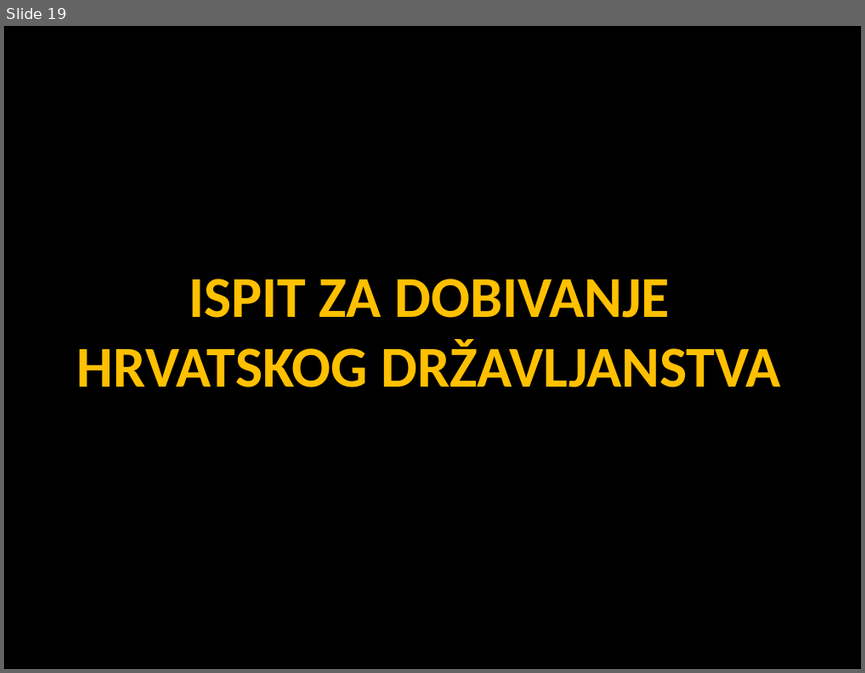
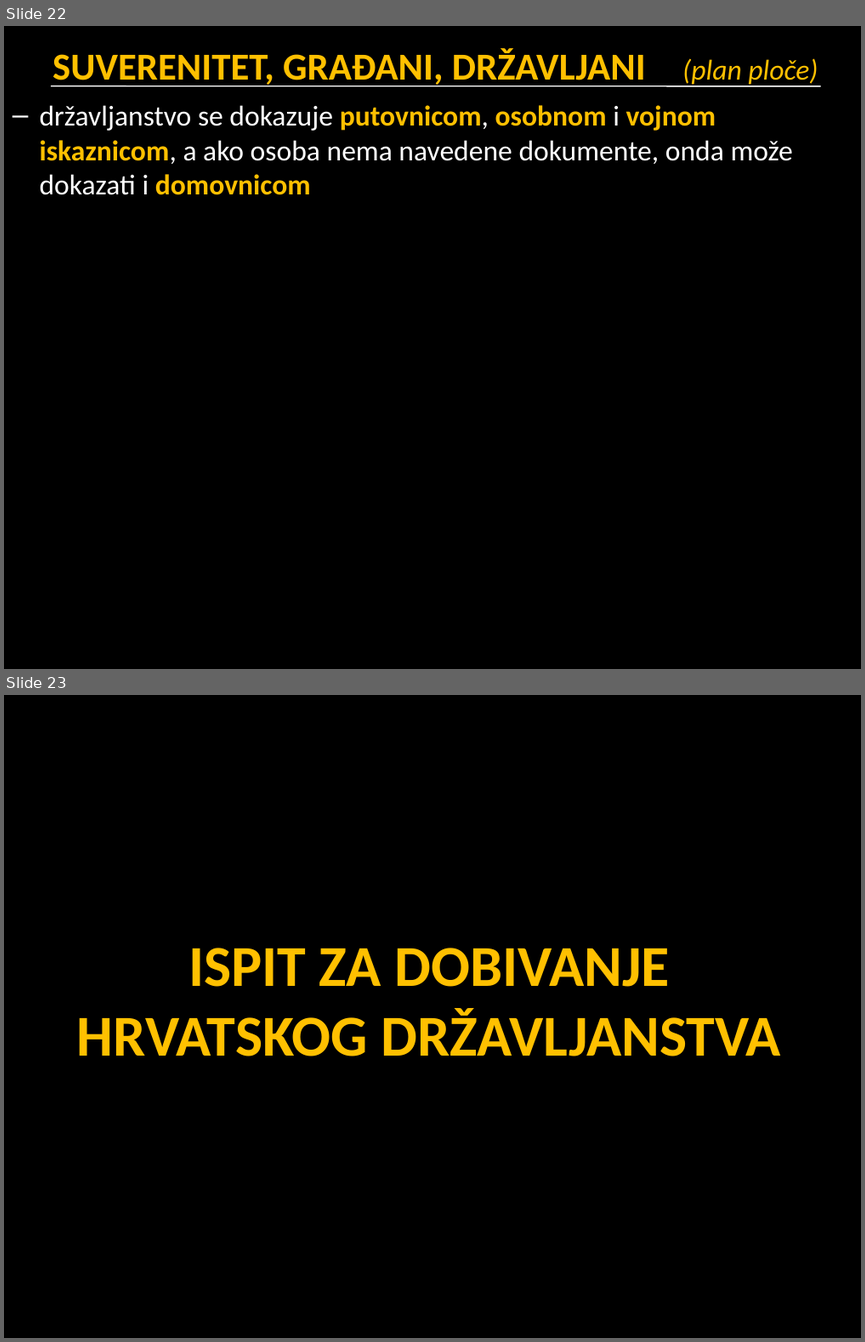
Before and after one commit to cornx/print, a slide deck: data/prezentacije/politika/002_narod_nacija_manjina_gradjani_drzavljani_RH.pptx. Shown one above the other, each under a label of ours: slide 19 before the commit, slides 22 and 23 after it. The pictures are 865x673 and 865x1342 pixels, drawn with LibreOffice and Linux fonts; fonts in the diff are those of the drawing. Boxes give left, top, right and bottom in pixels: in the first picture for what was removed or moved away, otherwise in the second. Text is boxed around its words. In the diff, an @@ line names an element or a change of style, - is before the commit and + after.

```diff
--- a/data/prezentacije/politika/002_narod_nacija_manjina_gradjani_drzavljani_RH.pptx
+++ b/data/prezentacije/politika/002_narod_nacija_manjina_gradjani_drzavljani_RH.pptx
@@ slide 22 added at box(4, 26, 861, 669), background #000000 @@
@@ title added at box(52, 48, 817, 87), 32 pt, text #FFC000, bold @@
+SUVERENITET, GRAĐANI, DRŽAVLJANI (plan ploče)
@@ line added from (51, 86) to (821, 86), #FFFFFF 1 pt @@
@@ text added at box(40, 105, 793, 195), 24 pt, text #FFFFFF @@
+– državljanstvo se dokazuje putovnicom, osobnom i vojnom iskaznicom, a ako osoba nema navedene dokumente, onda može dokazati i domovnicom
@@ what was slide 19 is now slide 23 @@
```
Also in this commit, not shown: 15 slides changed, 3 other slides added.
